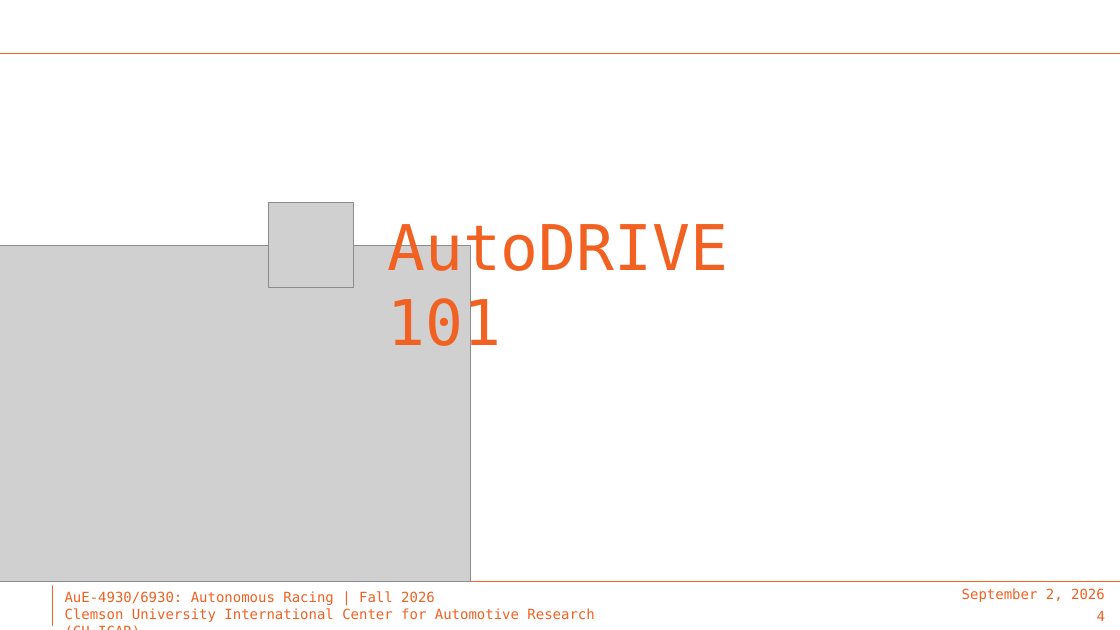
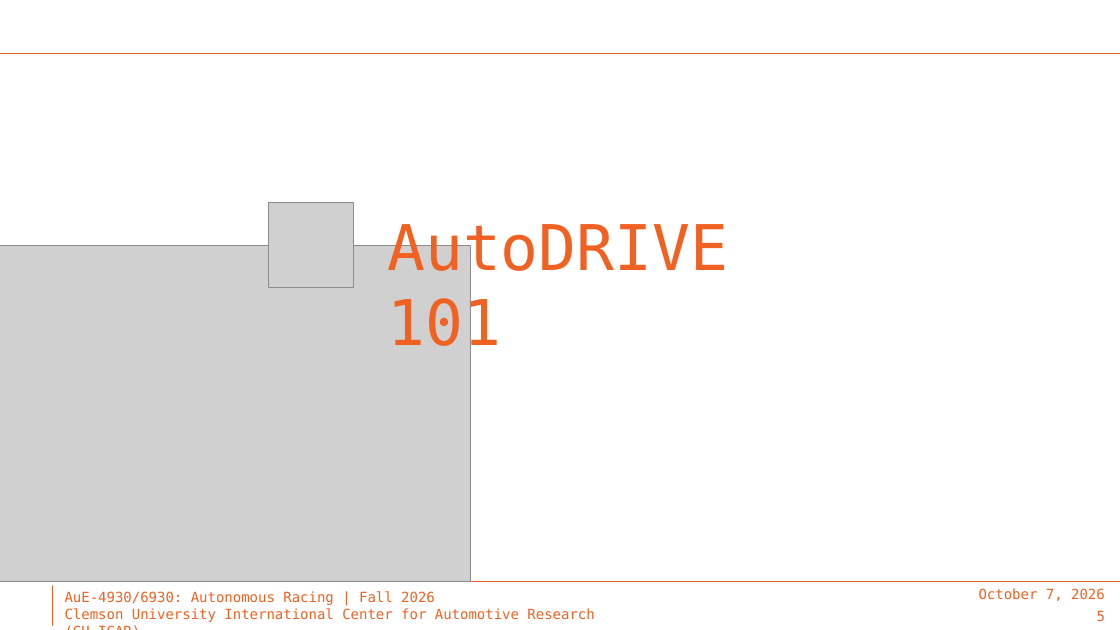
Before and after one commit to Tinker-Twins/AuE-X930-Autonomous-Racing, a slide deck: slide 5 of LAB-02 Autonomy Onramp/Lab-02.pptx (slide 4 before the commit). Drawn at 1120x630 pixels with LibreOffice and Linux fonts; fonts in the diff are those of the drawing; grey boxes stand for pictures; background and template pictures are left out. Boxes give left, top, right and bottom in pixels: in the first picture for what was removed or moved away, otherwise in the second. Text is boxed around its words. In the diff, an @@ line names an element or a change of style, - is before the commit and + after.

```diff
--- a/LAB-02 Autonomy Onramp/Lab-02.pptx
+++ b/LAB-02 Autonomy Onramp/Lab-02.pptx
@@ text at (979,588,1105,601): text changed @@
-September 2, 2026
+October 7, 2026
@@ page number at (1097,610,1105,621): text changed @@
-4
+5
```
Also in this commit, not shown: 4 other slides changed, 1 slide added.
